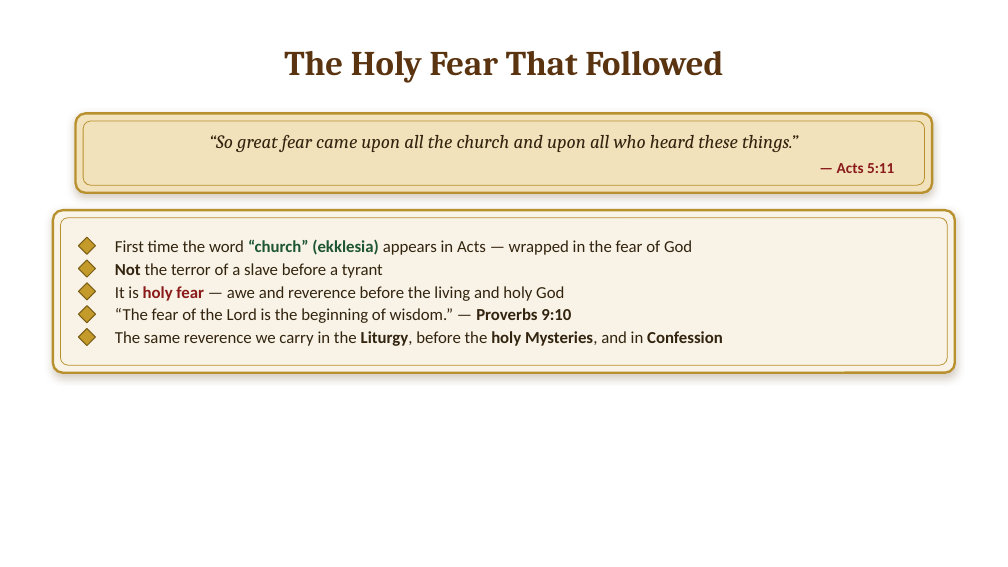
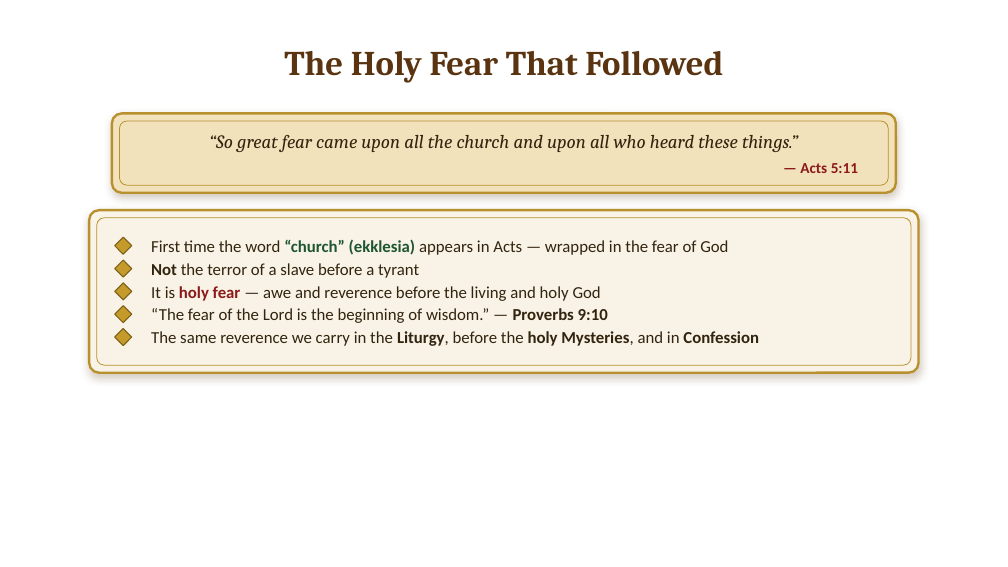
Before and after one commit to kidtechera369-beep/stleotc-theology, a slide deck: slide 12 of downloads/Ananias_and_Sapphira_Lesson_Slides.pptx. Drawn at 1008x567 pixels with LibreOffice and Linux fonts; fonts in the diff are those of the drawing; background and template pictures are left out. Boxes give left, top, right and bottom in pixels: in the first picture for what was removed or moved away, otherwise in the second. Text is boxed around its words. In the diff, an @@ line names an element or a change of style, - is before the commit and + after.

```diff
--- a/downloads/Ananias_and_Sapphira_Lesson_Slides.pptx
+++ b/downloads/Ananias_and_Sapphira_Lesson_Slides.pptx
@@ rounded rectangle: place and size @@
-rounded rectangle at bbox=[76, 113, 932, 193]
+rounded rectangle at bbox=[112, 113, 896, 193]
@@ rounded rectangle: place and size @@
-rounded rectangle at bbox=[83, 121, 925, 185]
+rounded rectangle at bbox=[119, 121, 889, 185]
@@ text "“So great fear came upon ..." rewrapped from bbox=[209, 135, 894, 173] to bbox=[209, 135, 858, 173] @@
@@ rounded rectangle: place and size @@
-rounded rectangle at bbox=[53, 210, 955, 373]
+rounded rectangle at bbox=[89, 210, 919, 373]
@@ rounded rectangle: place and size @@
-rounded rectangle at bbox=[60, 218, 948, 365]
+rounded rectangle at bbox=[97, 218, 911, 365]
@@ text "First time the word “church” ...": place and size @@
-text "First time the word “church” ..." at bbox=[115, 239, 692, 255]
+text "First time the word “church” ..." at bbox=[151, 239, 728, 255]
@@ text "Not the terror of a ...": place and size @@
-text "Not the terror of a ..." at bbox=[115, 263, 383, 278]
+text "Not the terror of a ..." at bbox=[151, 263, 419, 278]
@@ text "It is holy fear — ...": place and size @@
-text "It is holy fear — ..." at bbox=[115, 286, 564, 301]
+text "It is holy fear — ..." at bbox=[151, 286, 601, 301]
@@ 5 rectangles: place and size @@
-5 rectangles at bbox=[78, 237, 96, 346]
+5 rectangles at bbox=[115, 237, 132, 346]
@@ text "“The fear of the Lord ...": place and size @@
-text "“The fear of the Lord ..." at bbox=[115, 308, 571, 323]
+text "“The fear of the Lord ..." at bbox=[151, 308, 608, 323]
@@ text "The same reverence we carry ...": place and size @@
-text "The same reverence we carry ..." at bbox=[115, 331, 723, 346]
+text "The same reverence we carry ..." at bbox=[151, 331, 759, 346]
```
Also in this commit, not shown: 16 other slides changed, 2 other files.
